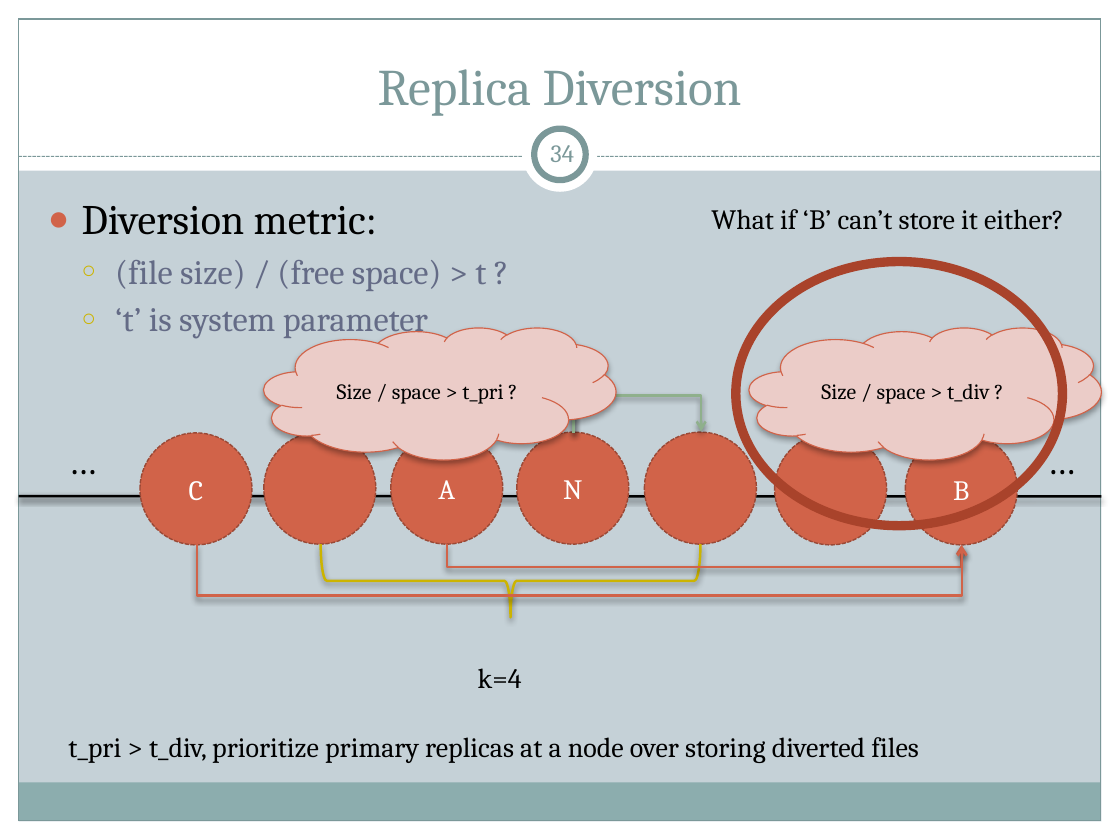
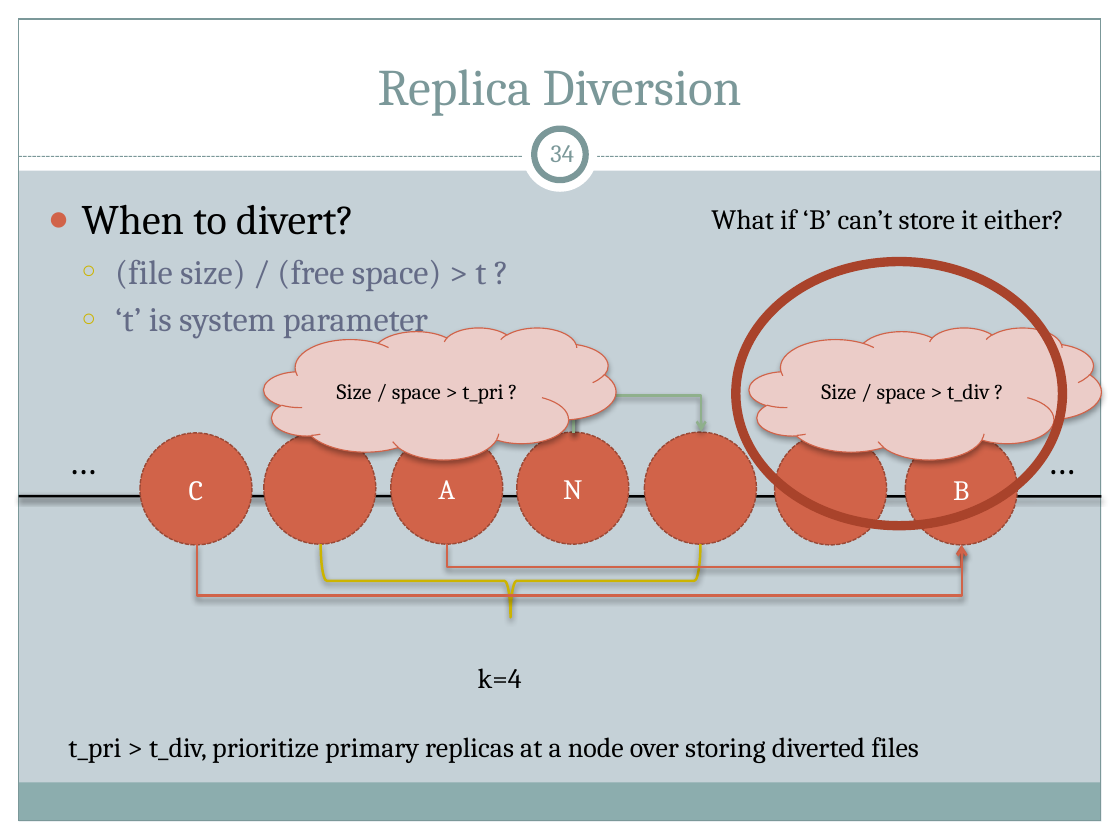
Before and after one commit to cs525-koala/documents, a slide deck: slide 34 of p2p/P2P Apps.pptx. Drawn at 1120x840 pixels with LibreOffice and Linux fonts; fonts in the diff are those of the drawing. Boxes give left, top, right and bottom in pixels: in the first picture for what was removed or moved away, otherwise in the second. Text is boxed around its words. In the diff, an @@ line names an element or a change of style, - is before the commit and + after.

```diff
--- a/p2p/P2P Apps.pptx
+++ b/p2p/P2P Apps.pptx
@@ text at box(82, 204, 354, 235): text changed @@
-● Diversion metric:
+● When to divert?
```
Also in this commit, not shown: 1 other slide changed.
